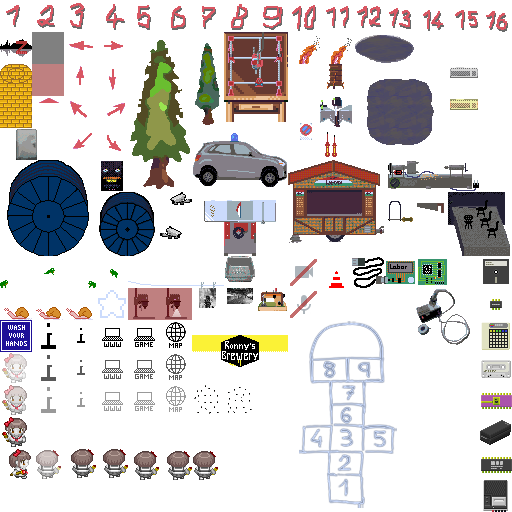
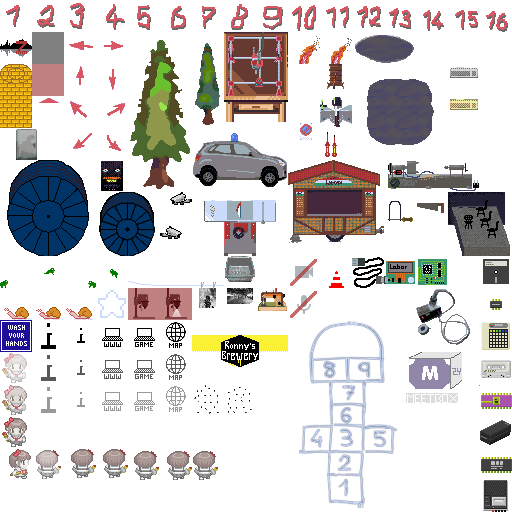
Revision of a layered 512×512 image; what changed, layer by layer:
pixels changed over left=2, top=352, right=480, bottom=480 (layer not identified)
